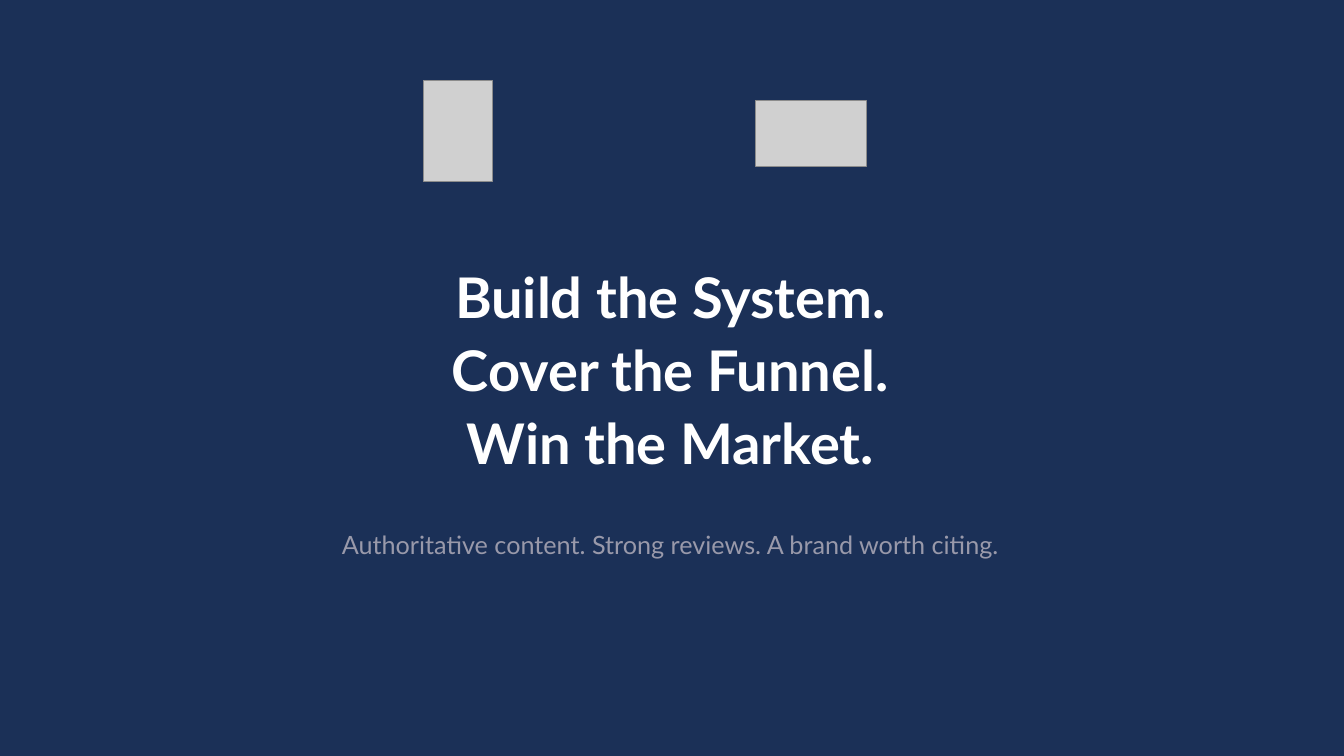
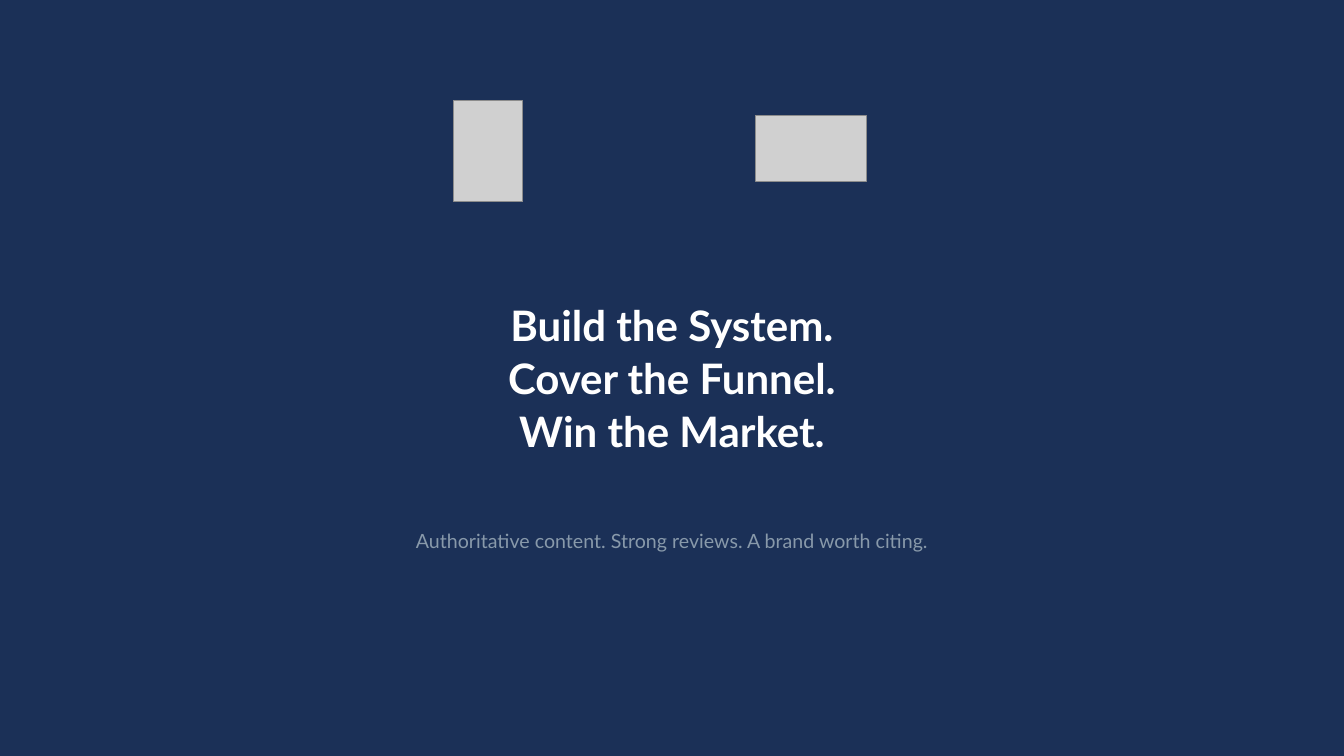
Before and after one commit to zach0589/rainbow-conference-2026, a slide deck: slide 14 of Rainbow_Conference_2026_Media_Mix.pptx. Drawn at 1344x756 pixels with LibreOffice and Linux fonts; fonts in the diff are those of the drawing; grey boxes stand for pictures. Boxes give left, top, right and bottom in pixels: in the first picture for what was removed or moved away, otherwise in the second. Text is boxed around its words. In the diff, an @@ line names an element or a change of style, - is before the commit and + after.

```diff
--- a/Rainbow_Conference_2026_Media_Mix.pptx
+++ b/Rainbow_Conference_2026_Media_Mix.pptx
@@ picture: place and size @@
-picture at [423,81,493,181]
+picture at [454,101,523,202]
@@ picture: place and size @@
-picture at [756,101,867,166]
+picture at [756,116,867,181]
@@ text "Build the System." at [508,309,836,448]: vertical alignment top to middle @@
@@ text at [508,309,836,448]: text changed; size 40 to 30 pt @@
-Build the System.
-Cover the Funnel.
-Win the Market.
+Build the System.
+Cover the Funnel.
+Win the Market.
@@ text "Authoritative content. Strong reviews. A ..." at [416,533,928,552]: size 18 to 14 pt, text colour #9999AA to #8899AA @@
```
Also in this commit, not shown: 14 other slides changed, 1 other file.
